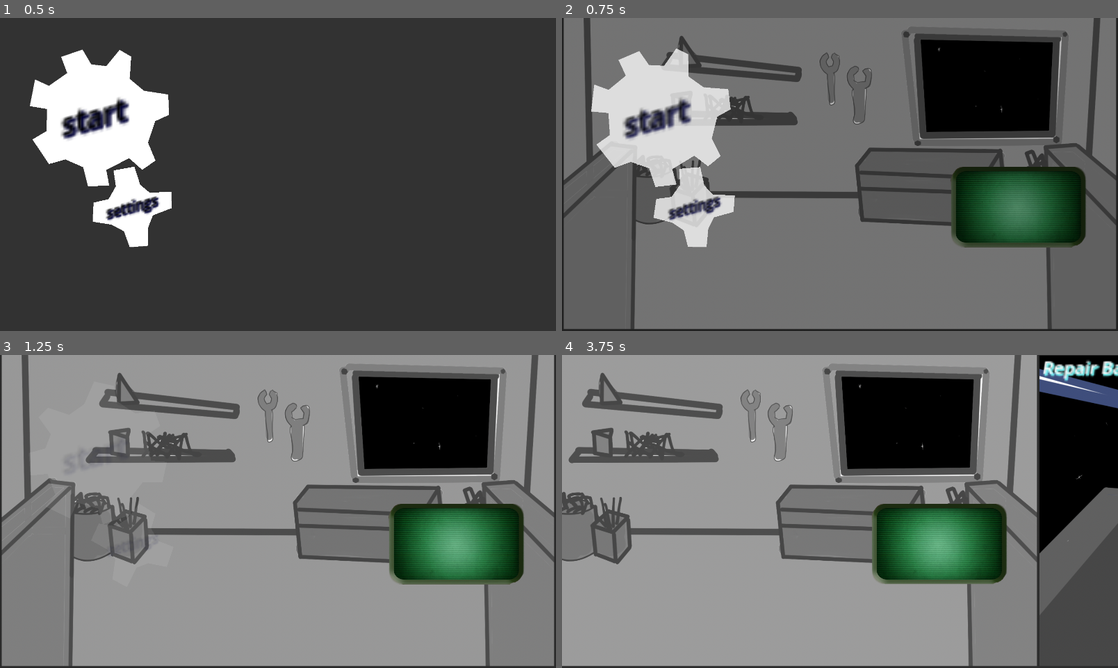
Above: before the commit, frames 1-4 (two rows, left to right).
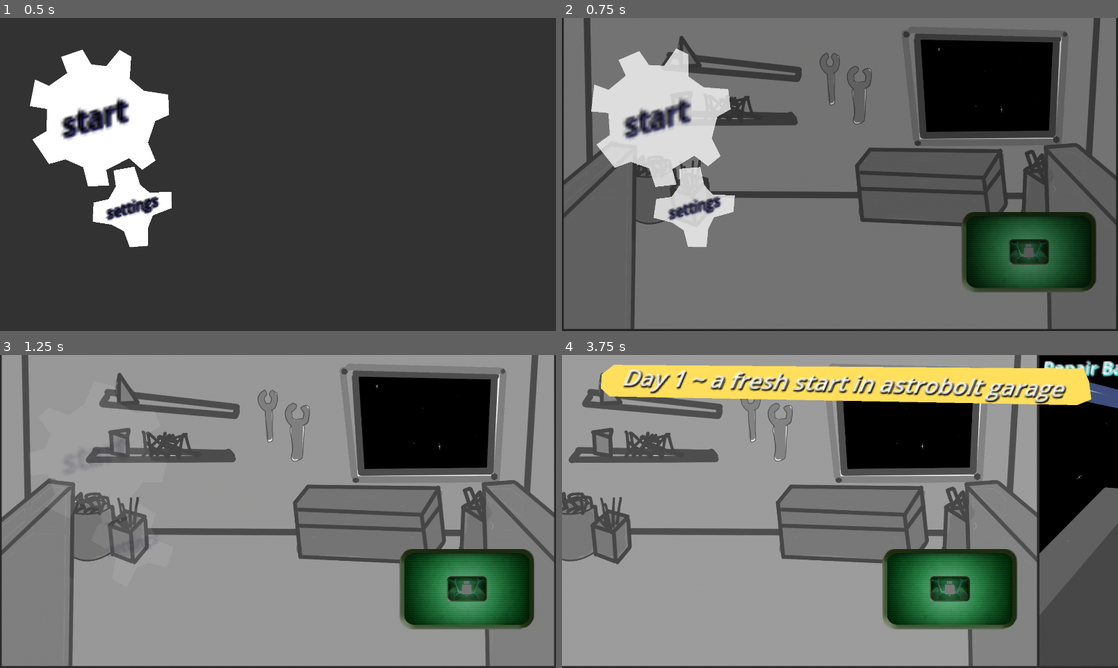
Above: after the commit, the same moments.

Repository: enderpyy/machina
Game: Godot game, scene res://scenes/root.tscn
Two runs of this game, one before a commit and one after it. Both use one fixed random seed, a clock stepped at 60 frames per second and the inputs below.
Inputs (mouse positions are in pixels of both pictures, inside the frame that each line leads up to):
- Up to frame 1 (0.5 s): no input
- Up to frame 2 (0.75 s): tap Enter at 0.5 s; move the mouse to (662, 118) at 0.52 s; press the mouse at (662, 118) at 0.53 s; hold Right (right) from 0.53 s (still down)
- Up to frame 3 (1.25 s): keep holding Right (right)
- Up to frame 4 (3.75 s): move the mouse to (695, 545) at 1.27 s; release Right (right) at 1.28 s; release the mouse at (695, 545) at 1.28 s; hold Down (down) 1.28-2.03 s; click (695, 545) at 1.35 s; move the mouse to (895, 442) at 2.02 s; press the mouse at (895, 442) at 2.03 s; hold Right (right) 2.03-2.78 s; move the mouse to (812, 574) at 2.77 s; release the mouse at (812, 574) at 2.78 s; hold Up (up) 2.78-3.53 s; click (812, 574) at 2.85 s; move the mouse to (1006, 558) at 3.52 s; press the mouse at (1006, 558) at 3.53 s; hold A (left) from 3.53 s (still down)

Frame 1 is identical in both runs. In frame 2, 8.6% of the frame differs, in the area x 69-97%, y 47-88%; in frame 3, 8.9%; in frame 4, 18%, in the area x 7-96%, y 3-88%.

Commit message:
spawning n shi

Diff:
--- a/machina/objects/characters/Wheely.tres
+++ b/machina/objects/characters/Wheely.tres
@@ -7,7 +7,7 @@
 script = ExtResource("1_51rle")
 character_name = "Wheely"
 texture = ExtResource("2_q0av1")
-calibrator_transform = Transform2D(0.199627, -0.0122097, 0.0122097, 0.199627, 924, 277)
-nut_positions = Array[Transform2D]([])
-oil_position = Transform2D(1, 0, 0, 1, 0, 0)
-charger_position = Transform2D(1, 0, 0, 1, 0, 0)
+calibrator_transform = Transform2D(0.199627, -0.0122097, 0.0122097, 0.199627, -4.99976, 96)
+nut_transforms = Array[Transform2D]([])
+oil_transform = Transform2D(1, 0, 0, 1, 0, 0)
+charger_transform = Transform2D(1, 0, 0, 1, 0, 0)
--- a/machina/scenes/Character/character.tscn
+++ b/machina/scenes/Character/character.tscn
@@ -14,7 +14,7 @@
 texture = ExtResource("2_fsvua")
 
 [node name="Sensor Calibration" parent="." instance=ExtResource("2_fqfur")]
-position = Vector2(1365, 245)
+position = Vector2(-4.99976, 96)
 rotation = -0.0610865
 scale = Vector2(0.2, 0.2)
 
@@ -23,3 +23,5 @@
 [node name="oil" type="Node2D" parent="."]
 
 [node name="charger" type="Node2D" parent="."]
+
+[node name="AudioStreamPlayer2D" type="AudioStreamPlayer2D" parent="."]
--- /dev/null
+++ b/machina/scenes/bay_status_indicator.tscn
@@ -0,0 +1,77 @@
+[gd_scene load_steps=9 format=3 uid="uid://bv1q8y6ciaedo"]
+
+[ext_resource type="Script" uid="uid://c8bx78svup7h5" path="res://scripts/bay_status_indicator.gd" id="1_pue0c"]
+[ext_resource type="Texture2D" uid="uid://epak47e3uw6y" path="res://sprite/screen.png" id="1_xud6t"]
+[ext_resource type="Texture2D" uid="uid://c83bd2iqee7wo" path="res://sprite/bay_bg_for_indicator.png" id="3_a0nps"]
+[ext_resource type="Texture2D" uid="uid://os22tpk6bfcm" path="res://sprite/screen_outline.png" id="4_abmfp"]
+[ext_resource type="Texture2D" uid="uid://bccqrldy1cc8d" path="res://sprite/robot_indicator.png" id="5_u05x6"]
+
+[sub_resource type="Animation" id="Animation_a0nps"]
+resource_name = "blink_red"
+loop_mode = 1
+tracks/0/type = "value"
+tracks/0/imported = false
+tracks/0/enabled = true
+tracks/0/path = NodePath("RedScreenEffect:color")
+tracks/0/interp = 1
+tracks/0/loop_wrap = true
+tracks/0/keys = {
+"times": PackedFloat32Array(0, 0.5, 1),
+"transitions": PackedFloat32Array(1, 1, 1),
+"update": 0,
+"values": [Color(1, 0, 0, 0), Color(1, 0, 0, 0.337255), Color(1, 0, 0, 0)]
+}
+
+[sub_resource type="Animation" id="Animation_abmfp"]
+length = 0.001
+tracks/0/type = "value"
+tracks/0/imported = false
+tracks/0/enabled = true
+tracks/0/path = NodePath("RedScreenEffect:color")
+tracks/0/interp = 1
+tracks/0/loop_wrap = true
+tracks/0/keys = {
+"times": PackedFloat32Array(0),
+"transitions": PackedFloat32Array(1),
+"update": 0,
+"values": [Color(1, 0, 0, 0.337255)]
+}
+
+[sub_resource type="AnimationLibrary" id="AnimationLibrary_u05x6"]
+_data = {
+&"RESET": SubResource("Animation_abmfp"),
+&"blink_red": SubResource("Animation_a0nps")
+}
+
+[node name="BayStatusIndicator" type="Node2D"]
+script = ExtResource("1_pue0c")
+
+[node name="Screen" type="Sprite2D" parent="."]
+position = Vector2(-4.76837e-07, 2.38419e-07)
+scale = Vector2(0.298437, 0.313889)
+texture = ExtResource("1_xud6t")
+
+[node name="RepairBayBg" type="Sprite2D" parent="."]
+modulate = Color(1, 1, 1, 0.298039)
+position = Vector2(-0.500002, 7.15256e-07)
+scale = Vector2(0.0935374, 0.100402)
+texture = ExtResource("3_a0nps")
+
+[node name="ScreenOutline" type="Sprite2D" parent="."]
+scale = Vector2(0.298, 0.314)
+texture = ExtResource("4_abmfp")
+
+[node name="RobotIndicator" type="Sprite2D" parent="."]
+position = Vector2(-9.53674e-07, 0)
+scale = Vector2(0.102439, 0.0937892)
+texture = ExtResource("5_u05x6")
+
+[node name="RedScreenEffect" type="Polygon2D" parent="."]
+visible = false
+color = Color(1, 0, 0, 0.337255)
+polygon = PackedVector2Array(-82, 36, -82, -37, -81, -41, -79, -45, -76, -48, -71, -50, 69, -50, 73, -49, 77, -47, 80, -44, 82, -40, 82, 38, 81, 42, 78, 46, 75, 48, 70, 50, -69, 50, -73, 49, -78, 46, -81, 42)
+
+[node name="AnimationPlayer" type="AnimationPlayer" parent="."]
+libraries = {
+&"": SubResource("AnimationLibrary_u05x6")
+}
--- a/machina/scenes/fnaf_base.tscn
+++ b/machina/scenes/fnaf_base.tscn
@@ -1,18 +1,15 @@
-[gd_scene load_steps=6 format=3 uid="uid://d27l8kea2caos"]
+[gd_scene load_steps=7 format=3 uid="uid://d27l8kea2caos"]
 
 [ext_resource type="Script" uid="uid://drnv0yvwc7n7l" path="res://scripts/fnaf_base.gd" id="1_ksnf0"]
 [ext_resource type="Texture2D" uid="uid://b7ahb4ohg1ba4" path="res://sprite/base_bg.png" id="2_babkc"]
 [ext_resource type="Texture2D" uid="uid://epak47e3uw6y" path="res://sprite/screen.png" id="3_ecjwy"]
 [ext_resource type="PackedScene" uid="uid://bmlv0fywxo42" path="res://scenes/repair_bay.tscn" id="4_4a65i"]
+[ext_resource type="PackedScene" uid="uid://bv1q8y6ciaedo" path="res://scenes/bay_status_indicator.tscn" id="4_j57jb"]
 
 [sub_resource type="ShaderMaterial" id="ShaderMaterial_4a65i"]
 
 [node name="FNAF_base" type="Node2D"]
 script = ExtResource("1_ksnf0")
-
-[node name="Camera2D" type="Camera2D" parent="."]
-position = Vector2(3, 0)
-offset = Vector2(960, 540)
 
 [node name="bg" type="Sprite2D" parent="."]
 position = Vector2(951.002, 535.875)
@@ -21,9 +18,11 @@
 
 [node name="Screen" type="Sprite2D" parent="."]
 material = SubResource("ShaderMaterial_4a65i")
-position = Vector2(1576, 652)
+position = Vector2(1612, 808)
 scale = Vector2(0.7875, 0.772917)
 texture = ExtResource("3_ecjwy")
+
+[node name="BayStatusIndicator" parent="Screen" instance=ExtResource("4_j57jb")]
 
 [node name="Repair Bay 1" parent="." instance=ExtResource("4_4a65i")]
 position = Vector2(-1920, -1080)
--- a/machina/scripts/announcement.gd
+++ b/machina/scripts/announcement.gd
@@ -11,7 +11,7 @@
 
 func announce(message:String, duration:float, shake:bool):
 	show()
-	assert(len(message) < 33, str(len(message)) + " letters, check ya girth king - announcement.gd")
+	assert(len(message) < 42, str(len(message)) + " letters, check ya girth king - announcement.gd")
 	text.text = message
 	goto_y_position = 0 # y position that shows the message
 	await get_tree().create_timer(0.2).timeout
--- /dev/null
+++ b/machina/scripts/bay_status_indicator.gd
@@ -0,0 +1,17 @@
+extends Node2D
+
+func _ready():
+	pass
+
+func blink_red():
+	$RedScreenEffect.show()
+	$AnimationPlayer.play("blink_red")
+
+func stop_blink_red():
+	$RedScreenEffect.hide()
+
+func robot_appear():
+	$RobotIndicator.show()
+
+func robot_dissapear():
+	$RobotIndicator.hide()
--- a/machina/scripts/character.gd
+++ b/machina/scripts/character.gd
@@ -18,6 +18,7 @@
 @onready var nuts = $"Nut Controller"
 @onready var oil = $oil
 @onready var charger = $oil
+@onready var audio = $AudioStreamPlayer2D
 
 @onready
 var sprite : Sprite2D = $"Main Sprite"
@@ -32,6 +33,8 @@
 	if current_character != null:
 		print('loading: ', current_character.character_name)
 		load_character(current_character)
+
+
 
 func save_character():
 	var fp := "res://objects/characters/" + character_name + ".tres"
@@ -49,8 +52,8 @@
 	for child in nuts.get_children():
 		nut_transforms.append(child.transform)
 	res.nut_transforms = nut_transforms
-	res.set_charger_position(charger.transform)
-	res.set_oil_position(oil.transform)
+	res.charger_transform = charger.transform
+	res.oil_transform = oil.transform
 
 	print("saving character...")
 
@@ -64,6 +67,7 @@
 	calibrator.transform = char.calibrator_transform
 	oil.transform = char.oil_transform
 	charger.transform = char.charger_transform
+
 	## create nuts
 	#for i in char.nut_transforms:
 		#nut = nut_scene.instantiate()
--- a/machina/scripts/fnaf_base.gd
+++ b/machina/scripts/fnaf_base.gd
@@ -5,7 +5,12 @@
 @onready var root = get_parent()
 @onready var announcer: Announcer = root.announcer
 @onready var camera: Camera2D = root.camera
-@onready var bays = [$'Repair Bay 5']
+@onready var bays = get_children().filter(func(x): return x.name.contains('Repair Bay'))
+
+var default_character_scene = preload('res://scenes/Character/character.tscn')
+
+func _ready():
+	print(bays)
 
 func _start_level(current_level):
 	level = current_level
@@ -13,14 +18,12 @@
 	match level:
 		1:
 			await get_tree().create_timer(1).timeout
-
-			announcer.announce("now take a dump for me on camera", 1.5, true)
-			await announcer.finished
-			announcer.announce("just kidding", 1, false)
+			announcer.announce("Day 1 ~ a fresh start in astrobolt garage", 2, false)
 			await announcer.finished
 			announcer.announce("use arrow keys to navigate", 5, false)
-			# code for level 1
-
+			await announcer.finished
+			cool_nonchalant_bot_strolls_in_to_bay_wyd('res://objects/characters/Wheely.tres', 1)
+			announcer.announce("a bot just appeared in bay 1", 3, false)
 		2: pass
 
 var grid_camera_position := 5
@@ -43,3 +46,13 @@
 		grid_camera_position += 3
 	if grid_camera_position < 1: grid_camera_position = 1
 	if grid_camera_position > 9: grid_camera_position = 9
+
+func cool_nonchalant_bot_strolls_in_to_bay_wyd(robot:String, bay_number:int):
+	#robot can be EITHER scene path or resource path
+	var bot_resource = load(robot)
+	var bot: Character
+	if bot_resource is CharacterResource:
+		bot = default_character_scene.instantiate()
+		bays[bay_number-1].add_child(bot)
+		bot.load_character(bot_resource)
+		bot.position = Vector2(1920/2, 1080/2)
--- a/machina/scripts/repair_bay.gd
+++ b/machina/scripts/repair_bay.gd
@@ -1,4 +1,4 @@
-extends Node2D
+class_name RepairBay extends Node2D
 
 var repair_bay_number : int
 @onready var label = $bg_pixelator/scale/Label
Not shown: 1 places in machina/objects/characters/Wheely.tres that only renumber resources
Not shown: 1 places in machina/scenes/Character/character.tscn that only renumber resources
Not shown, added: machina/scripts/bay_status_indicator.gd.uid
Binary file added: machina/sprite/bay_bg_for_indicator.png
Not shown, added: machina/sprite/bay_bg_for_indicator.png.import
Binary file added: machina/sprite/robot_indicator.png
Not shown, added: machina/sprite/robot_indicator.png.import
Binary file added: machina/sprite/screen_outline.png
Not shown, added: machina/sprite/screen_outline.png.import
Not shown, added: machina/.DS_Store
Not shown, added: machina/sprite/repair_bay_bg_norobot.psd
